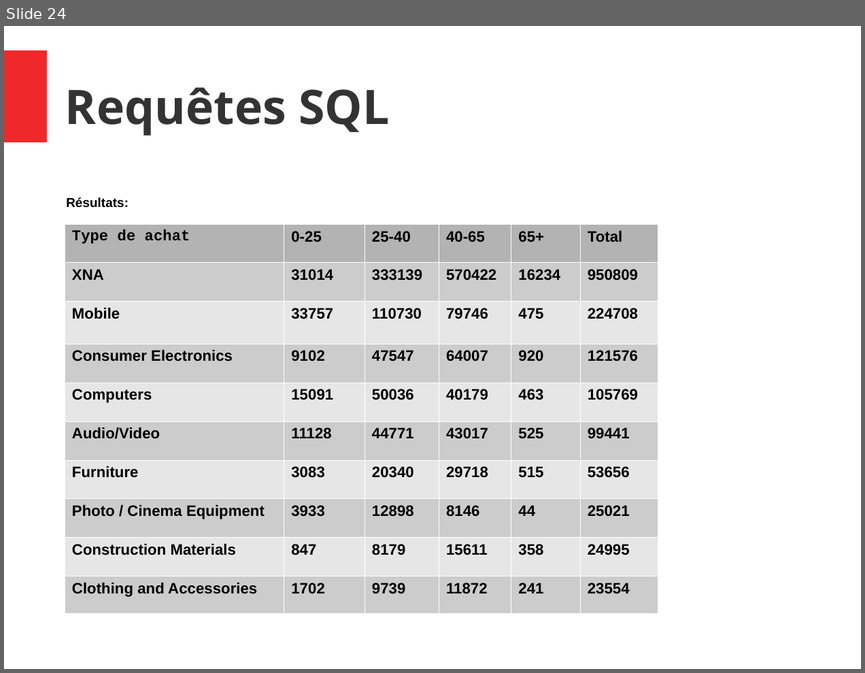
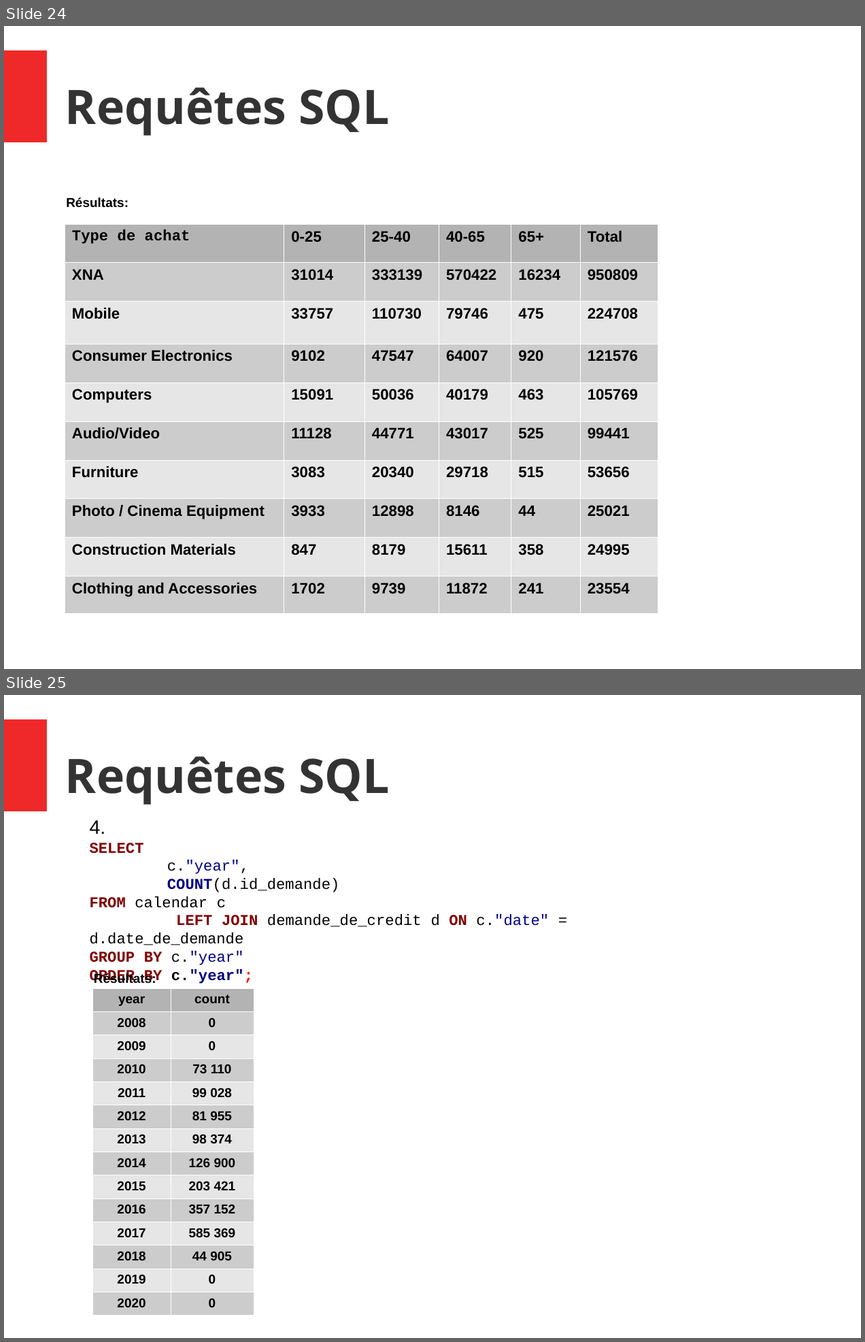
Before and after one commit to konyshev/ecam_ds, a slide deck: IntProj/Slides.odp. Shown one above the other, each under a label of ours: slide 24 before the commit, slides 24 and 25 after it. The pictures are 865x673 and 865x1342 pixels, drawn with LibreOffice and Linux fonts; fonts in the diff are those of the drawing. Boxes give left, top, right and bottom in pixels: in the first picture for what was removed or moved away, otherwise in the second. Text is boxed around its words. In the diff, an @@ line names an element or a change of style, - is before the commit and + after.

```diff
--- a/IntProj/Slides.odp
+++ b/IntProj/Slides.odp
@@ slide 25 added at (4, 695, 861, 1338), background #FFFFFF; not listed: 1 template element that a slide beside it also shows @@
@@ title added at (65, 756, 390, 804), 44 pt, text #333333, bold @@
+Requêtes SQL
@@ text added at (90, 820, 549, 985), 14 pt, text #000000 @@
+4.
+SELECT
+c."year",
+COUNT(d.id_demande)
+FROM calendar c
+LEFT JOIN demande_de_credit d ON c."date" = d.date_de_demande
+GROUP BY c."year"
+ORDER BY c."year";
@@ text added at (94, 973, 156, 986), 12 pt, text #000000, bold @@
+Résultats:
@@ table added at (92, 988, 254, 1312), 14 rows, 2 columns @@
+year | count
+2008 | 0
+2009 | 0
+2010 | 73 110
+2011 | 99 028
+2012 | 81 955
+2013 | 98 374
+2014 | 126 900
+2015 | 203 421
+2016 | 357 152
+2017 | 585 369
+2018 | 44 905
+2019 | 0
+2020 | 0
```
Also in this commit, not shown: 6 slides changed, 3 other files.
